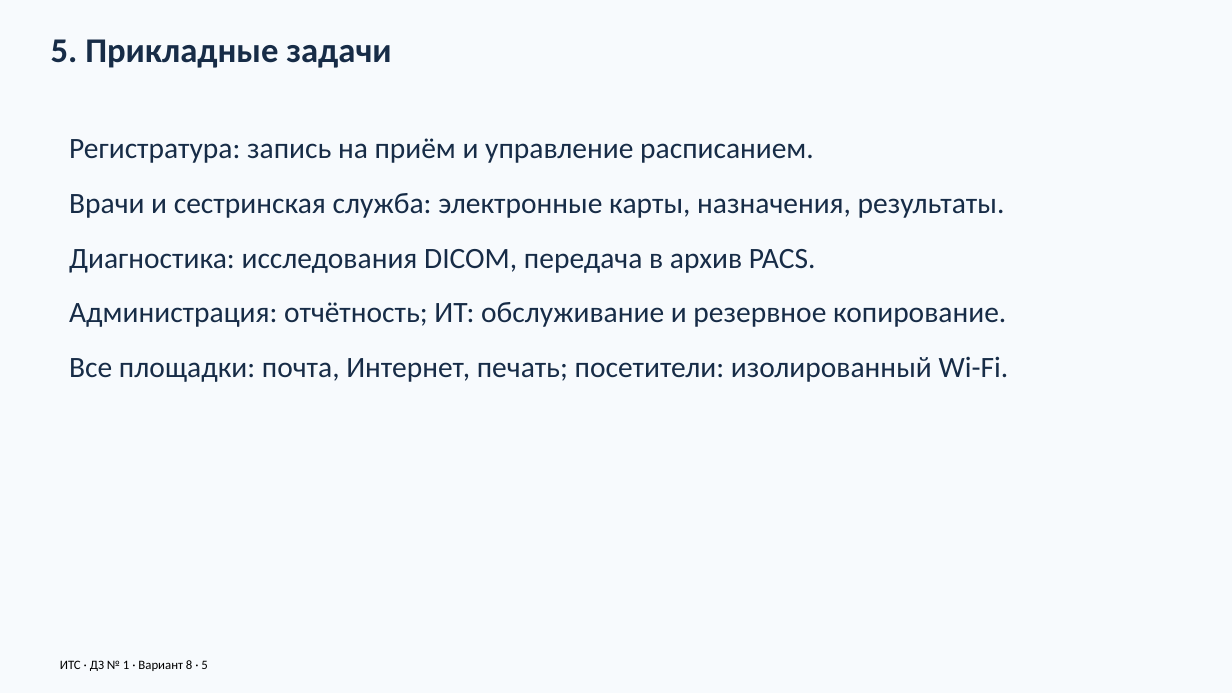
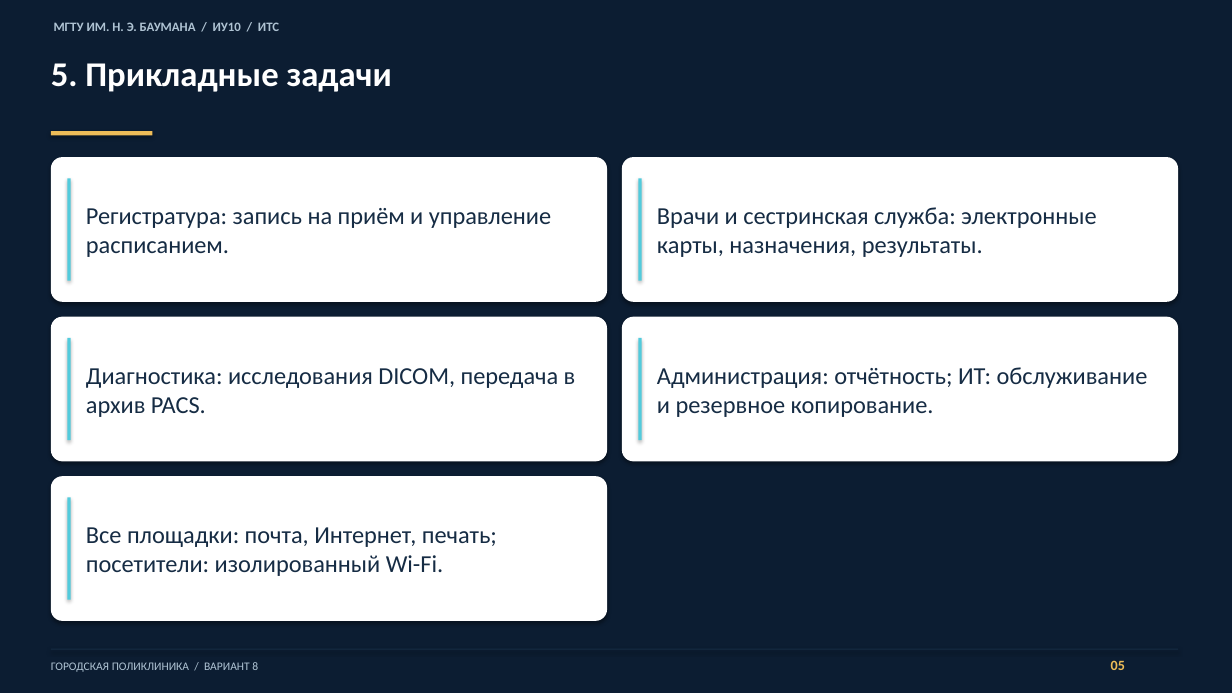
Before and after one commit to warofconnection/dz, a slide deck: slide 5 of docs/Презентация_вариант_8.pptx. Drawn at 1232x693 pixels with LibreOffice and Linux fonts; fonts in the diff are those of the drawing. Boxes give left, top, right and bottom in pixels: in the first picture for what was removed or moved away, otherwise in the second. Text is boxed around its words. In the diff, an @@ line names an element or a change of style, - is before the commit and + after.

Commit message:
Polish presentation design and neutral report wording with accepted estimate pricing

```diff
--- a/docs/Презентация_вариант_8.pptx
+++ b/docs/Презентация_вариант_8.pptx
@@ background #F7FAFD to #0C1D32 @@
@@ text added at (54,22,279,31), 10 pt, text #AFC3D3, bold @@
+МГТУ ИМ. Н. Э. БАУМАНА / ИУ10 / ИТС
@@ text "5. Прикладные задачи": place and size @@
-text "5. Прикладные задачи" at (51,39,391,68)
+text "5. Прикладные задачи" at (51,63,392,92)
@@ text "5. Прикладные задачи" at (51,63,392,92): text colour #172C47 to #FFFFFF @@
@@ rectangle added at (51,131,152,135), fill #EEBD58 @@
@@ text removed at (69,138,1009,382) @@
-Регистратура: запись на приём и управление расписанием.
-Врачи и сестринская служба: электронные карты, назначения, результаты.
-Диагностика: исследования DICOM, передача в архив PACS.
-Администрация: отчётность; ИТ: обслуживание и резервное копирование.
-Все площадки: почта, Интернет, печать; посетители: изолированный Wi-Fi.
@@ rounded rectangle added at (51,157,607,302), fill #FFFFFF @@
@@ rectangle added at (67,178,71,281), fill #52CBDC @@
@@ rounded rectangle added at (622,157,1178,302), fill #FFFFFF @@
@@ rectangle added at (639,178,642,281), fill #52CBDC @@
@@ text added at (86,208,551,257), 19 pt, text #162C44 @@
+Регистратура: запись на приём и управление расписанием.
@@ text added at (657,207,1096,257), 19 pt, text #162C44 @@
+Врачи и сестринская служба: электронные карты, назначения, результаты.
@@ rounded rectangle added at (51,317,607,462), fill #FFFFFF @@
@@ rounded rectangle added at (622,317,1178,462), fill #FFFFFF @@
@@ rectangle added at (67,338,71,441), fill #52CBDC @@
@@ rectangle added at (639,338,642,441), fill #52CBDC @@
@@ text added at (86,368,576,417), 19 pt, text #162C44 @@
+Диагностика: исследования DICOM, передача в архив PACS.
@@ text added at (657,367,1148,417), 19 pt, text #162C44 @@
+Администрация: отчётность; ИТ: обслуживание и резервное копирование.
@@ rounded rectangle added at (51,476,607,621), fill #FFFFFF @@
@@ rectangle added at (67,497,71,600), fill #52CBDC @@
@@ text added at (86,527,497,576), 19 pt, text #162C44 @@
+Все площадки: почта, Интернет, печать; посетители: изолированный Wi-Fi.
@@ rectangle added at (51,649,1178,650), fill #162C44 @@
@@ text at (51,662,258,672): text changed; size 10 to 9 pt; text colour #000000 to #AFC3D3 @@
-ИТС · ДЗ № 1 · Вариант 8 · 5
+ГОРОДСКАЯ ПОЛИКЛИНИКА / ВАРИАНТ 8
@@ text added at (1111,660,1125,670), 11 pt, text #EEBD58, bold @@
+05
```
Also in this commit, not shown: 17 other slides changed, 7 other files.
